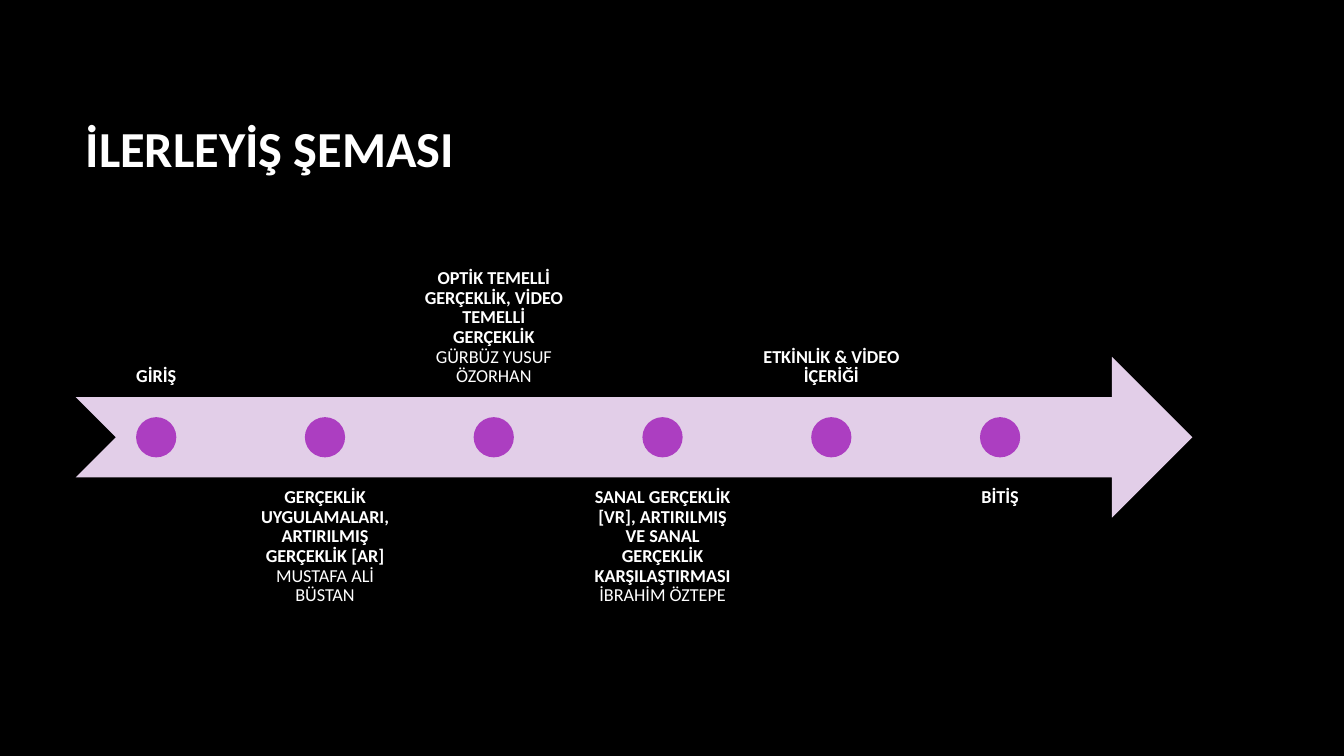
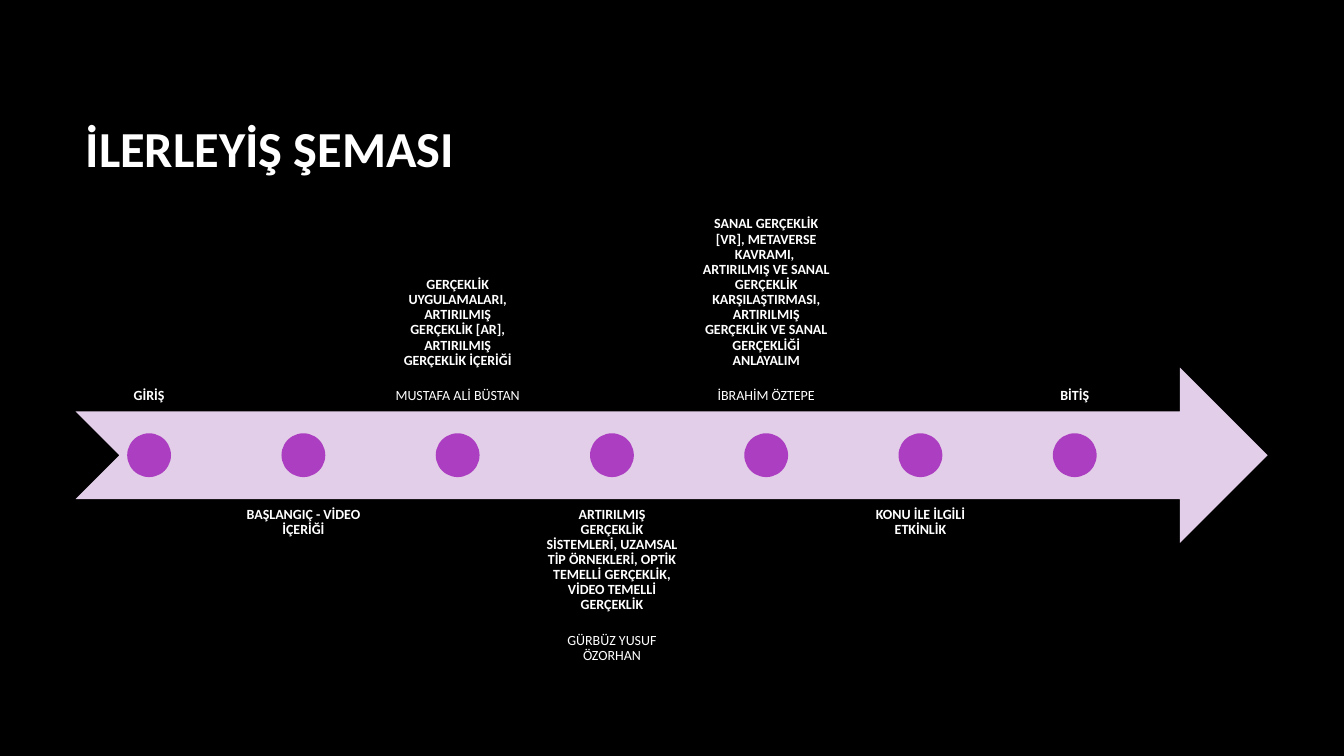
Before and after one commit to ghostsnipertm/projehazirlama, a slide deck: slide 3 of Artırılmış ve Sanal Gerçeklik.pptx. Drawn at 1344x756 pixels with LibreOffice and Linux fonts; fonts in the diff are those of the drawing; background and template pictures are left out. Boxes give left, top, right and bottom in pixels: in the first picture for what was removed or moved away, otherwise in the second. Text is boxed around its words. In the diff, an @@ line names an element or a change of style, - is before the commit and + after.

```diff
--- a/Artırılmış ve Sanal Gerçeklik.pptx
+++ b/Artırılmış ve Sanal Gerçeklik.pptx
@@ text "GİRİŞ" at (x1=134, y1=388, x2=165, y2=403): size 13 to 10 pt; less space between paragraphs @@
@@ text "GERÇEKLİK UYGULAMALARI, ARTIRILMIŞ GERÇEKLİK [AR], ..." at (x1=396, y1=277, x2=520, y2=400): vertical alignment top to bottom @@
@@ text "SANAL GERÇEKLİK [VR], METAVERSE KAVRAMI, ..." at (x1=703, y1=217, x2=829, y2=400): vertical alignment top to bottom @@
@@ text at (x1=703, y1=217, x2=829, y2=400): text changed; size 13 to 10 pt @@
-SANAL GERÇEKLİK [VR], ARTIRILMIŞ VE SANAL GERÇEKLİK KARŞILAŞTIRMASI
-İBRAHİM ÖZTEPE
+SANAL GERÇEKLİK [VR], METAVERSE KAVRAMI, ARTIRILMIŞ VE SANAL GERÇEKLİK KARŞILAŞTIRMASI, ARTIRILMIŞ GERÇEKLİK VE SANAL GERÇEKLİĞİ ANLAYALIM
+İBRAHİM ÖZTEPE
@@ text "BİTİŞ" moved from (x1=981, y1=488, x2=1018, y2=506) to (x1=1060, y1=388, x2=1089, y2=403) @@
@@ text "BİTİŞ" at (x1=1060, y1=388, x2=1089, y2=403): size 13 to 10 pt; less space between paragraphs; vertical alignment top to bottom @@
@@ text at (x1=396, y1=277, x2=520, y2=400): text changed; size 13 to 10 pt @@
-GERÇEKLİK UYGULAMALARI, ARTIRILMIŞ GERÇEKLİK [AR]
-MUSTAFA ALİ BÜSTAN
+GERÇEKLİK UYGULAMALARI, ARTIRILMIŞ GERÇEKLİK [AR], ARTIRILMIŞ GERÇEKLİK İÇERİĞİ
+MUSTAFA ALİ BÜSTAN
@@ notched right arrow resized from (x1=76, y1=357, x2=1193, y2=518) to (x1=76, y1=368, x2=1267, y2=543) @@
@@ ellipse moved from (x1=136, y1=417, x2=176, y2=458) to (x1=127, y1=434, x2=170, y2=477) @@
@@ ellipse moved from (x1=304, y1=417, x2=345, y2=458) to (x1=281, y1=434, x2=325, y2=477) @@
@@ ellipse moved from (x1=474, y1=417, x2=514, y2=458) to (x1=436, y1=434, x2=479, y2=477) @@
@@ ellipse moved from (x1=642, y1=417, x2=683, y2=458) to (x1=590, y1=434, x2=633, y2=477) @@
@@ ellipse moved from (x1=812, y1=417, x2=852, y2=458) to (x1=744, y1=434, x2=787, y2=477) @@
@@ ellipse added at (x1=898, y1=434, x2=942, y2=477), fill #AC3EC1 @@
@@ ellipse moved from (x1=980, y1=417, x2=1020, y2=458) to (x1=1054, y1=434, x2=1097, y2=477) @@
@@ text "BAŞLANGIÇ - VİDEO İÇERİĞİ" at (x1=247, y1=507, x2=360, y2=537): vertical alignment bottom to top @@
@@ text at (x1=247, y1=507, x2=360, y2=537): text changed; size 13 to 10 pt @@
-ETKİNLİK & VİDEO İÇERİĞİ
+BAŞLANGIÇ - VİDEO İÇERİĞİ
@@ text "ARTIRILMIŞ GERÇEKLİK SİSTEMLERİ, UZAMSAL TİP ..." at (x1=547, y1=510, x2=677, y2=660): vertical alignment bottom to top @@
@@ text added at (x1=876, y1=507, x2=965, y2=534), 10 pt, text #FFFFFF, bold @@
+KONU İLE İLGİLİ ETKİNLİK
@@ text at (x1=547, y1=510, x2=677, y2=660): text changed; size 13 to 10 pt @@
-OPTİK TEMELLİ GERÇEKLİK, VİDEO TEMELLİ GERÇEKLİK
-GÜRBÜZ YUSUF ÖZORHAN
+ARTIRILMIŞ GERÇEKLİK SİSTEMLERİ, UZAMSAL TİP ÖRNEKLERİ, OPTİK TEMELLİ GERÇEKLİK, VİDEO TEMELLİ GERÇEKLİK
+GÜRBÜZ YUSUF ÖZORHAN
```
Also in this commit, not shown: 2 other slides changed, 6 slides added, 1 slide removed, 2 other files.
